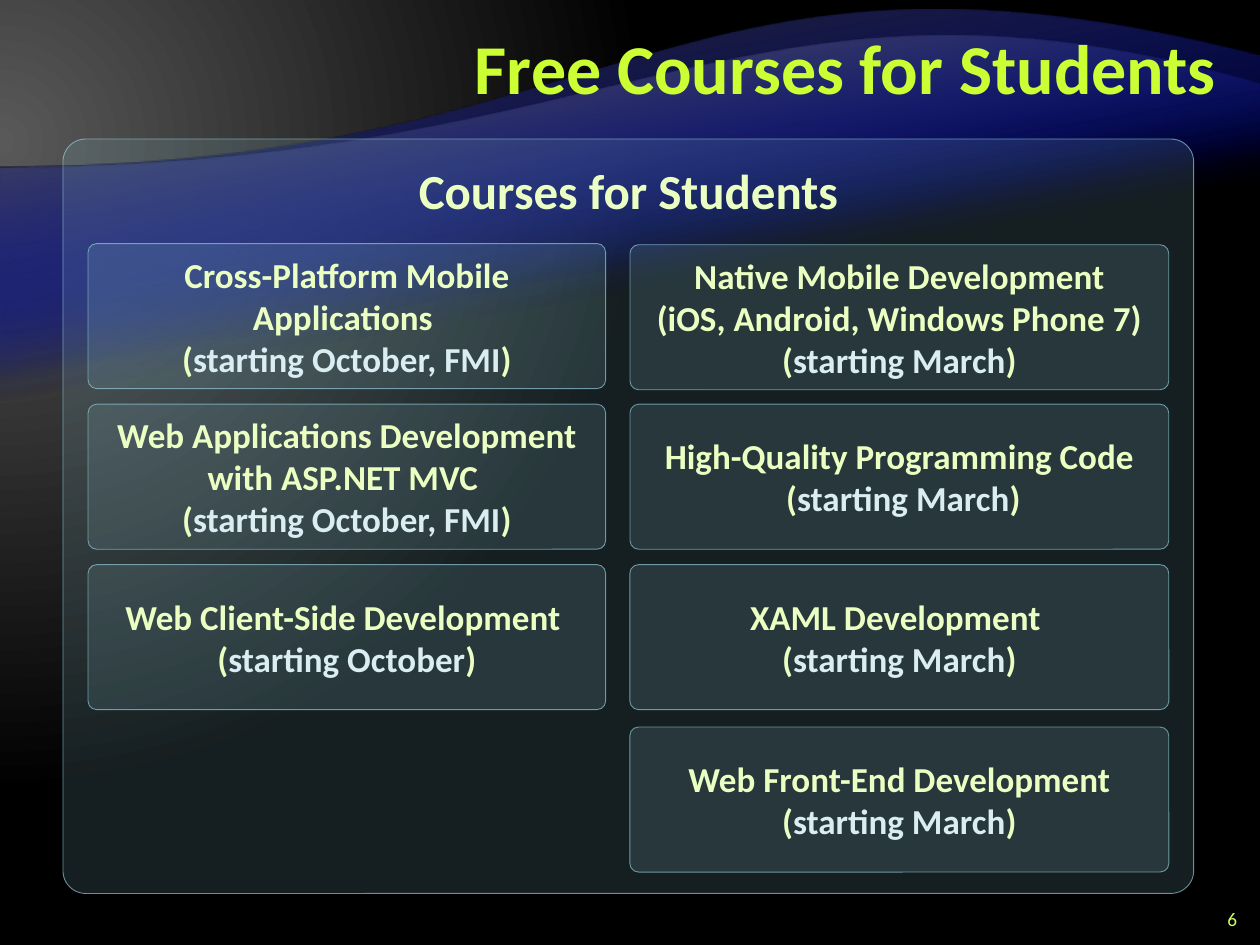
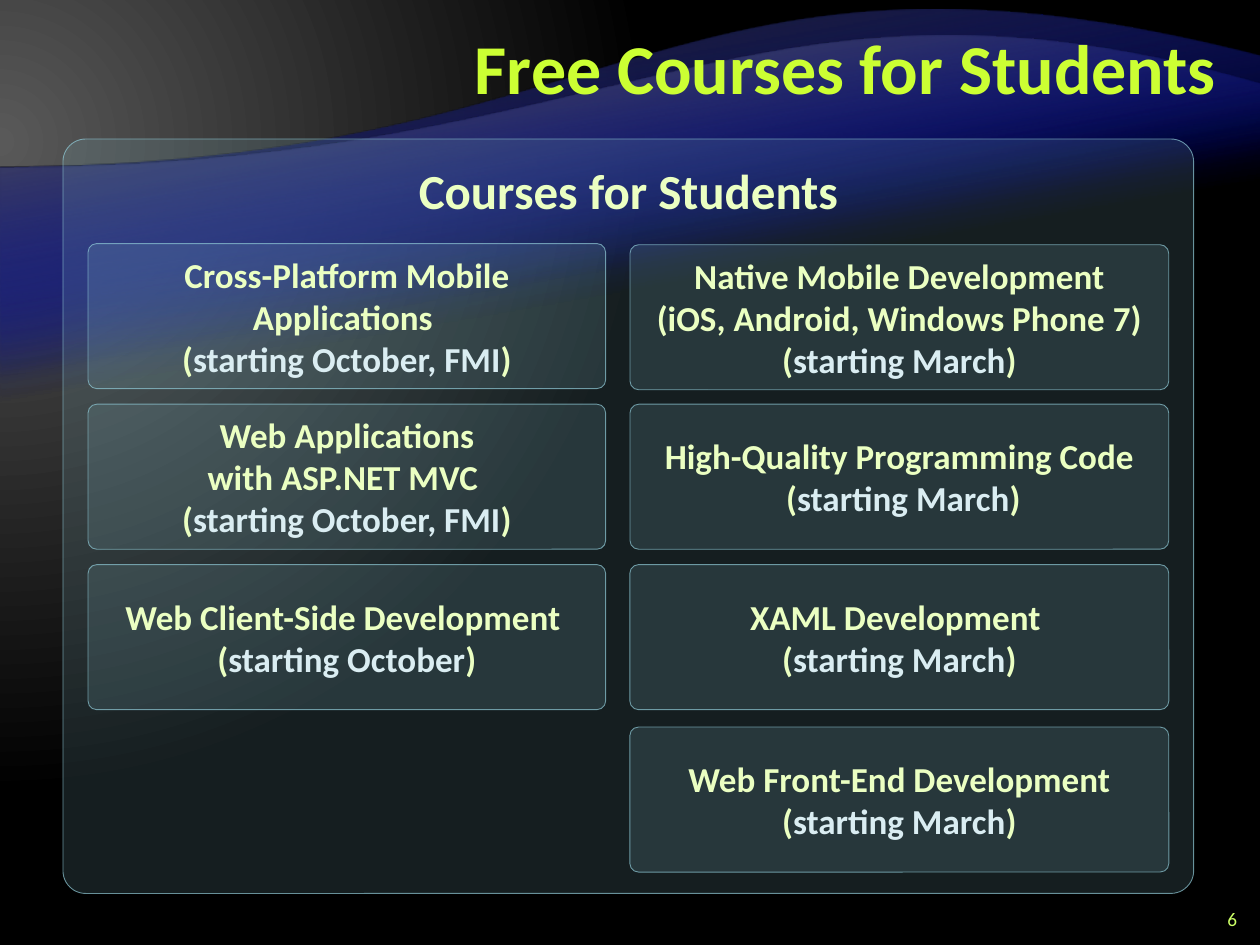
Before and after one commit to Lockheed01/aspnet-mvc-course, a slide deck: slide 6 of Lectures/0. Course Introduction/ASP.NET-MVC-Course-Introduction.pptx. Drawn at 1260x945 pixels with LibreOffice and Linux fonts; fonts in the diff are those of the drawing; background and template pictures are left out. Boxes give left, top, right and bottom in pixels: in the first picture for what was removed or moved away, otherwise in the second. Text is boxed around its words. In the diff, an @@ line names an element or a change of style, - is before the commit and + after.

```diff
--- a/Lectures/0. Course Introduction/ASP.NET-MVC-Course-Introduction.pptx
+++ b/Lectures/0. Course Introduction/ASP.NET-MVC-Course-Introduction.pptx
@@ text in rounded rectangle at (x1=208, y1=423, x2=477, y2=490): text changed @@
-Web Applications Development with ASP.NET MVC
+Web Applications
+with ASP.NET MVC
```
Also in this commit, not shown: 4 other slides changed, 1 slide added.
